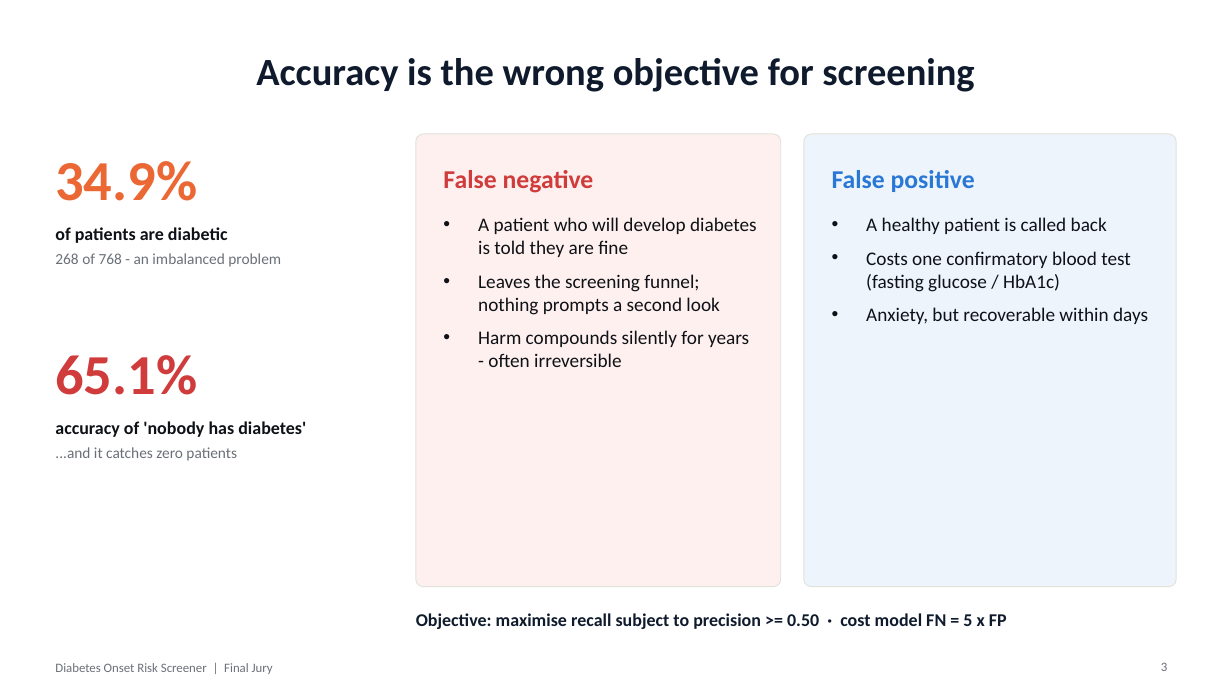
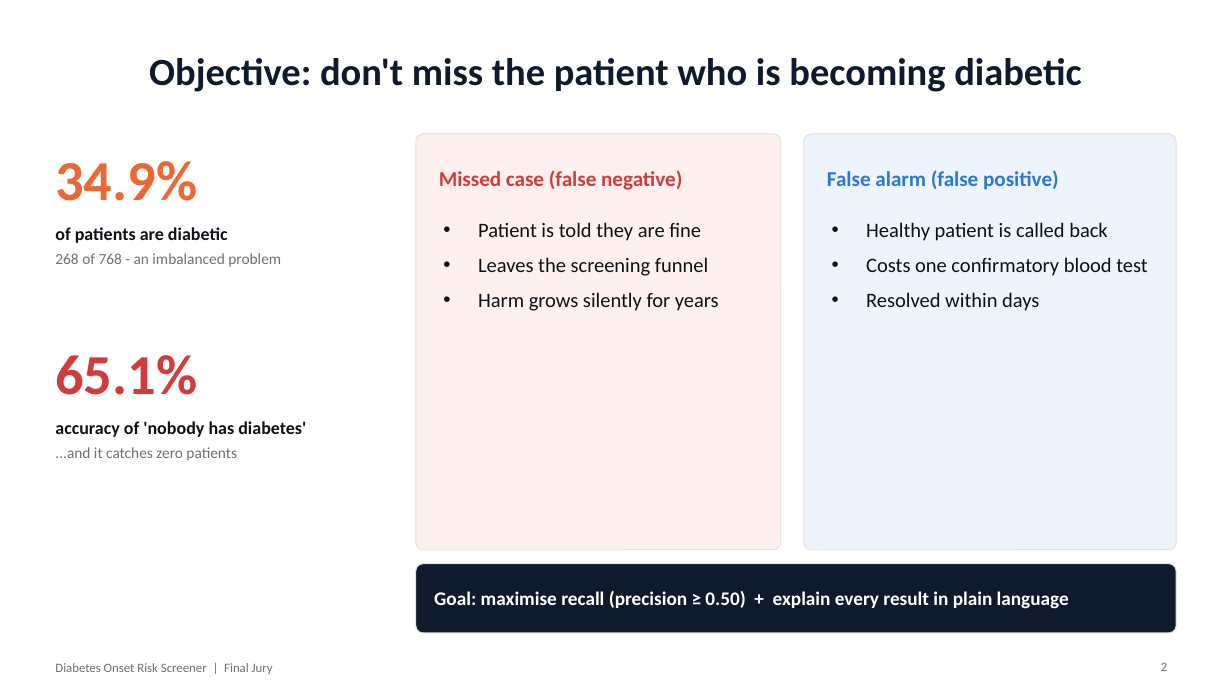
Before and after one commit to prem-maradiya/GenAI-Diabetes-Onset-Prediction, a slide deck: slide 2 of reports/Diabetes_Onset_Prediction_Final_Jury_Deck.pptx (slide 3 before the commit). Drawn at 1232x693 pixels with LibreOffice and Linux fonts; fonts in the diff are those of the drawing. Boxes give left, top, right and bottom in pixels: in the first picture for what was removed or moved away, otherwise in the second. Text is boxed around its words. In the diff, an @@ line names an element or a change of style, - is before the commit and + after.

```diff
--- a/reports/Diabetes_Onset_Prediction_Final_Jury_Deck.pptx
+++ b/reports/Diabetes_Onset_Prediction_Final_Jury_Deck.pptx
@@ title at [149, 58, 1081, 92]: text changed @@
-Accuracy is the wrong objective for screening
+Objective: don't miss the patient who is becoming diabetic
@@ rounded rectangle: place and size @@
-rounded rectangle at [416, 134, 781, 587]
+rounded rectangle at [416, 134, 781, 550]
@@ rounded rectangle: place and size @@
-rounded rectangle at [804, 134, 1177, 587]
+rounded rectangle at [804, 134, 1177, 550]
@@ text at [439, 170, 682, 190]: text changed; size 20 to 16.5 pt @@
-False negative
+Missed case (false negative)
@@ text at [827, 170, 1059, 190]: text changed; size 20 to 16.5 pt @@
-False positive
+False alarm (false positive)
@@ text at [478, 222, 719, 311]: text changed; size 15 to 16 pt @@
-• A patient who will develop diabetes is told they are fine
-• Leaves the screening funnel; nothing prompts a second look
-• Harm compounds silently for years - often irreversible
+• Patient is told they are fine
+• Leaves the screening funnel
+• Harm grows silently for years
@@ text at [866, 222, 1147, 311]: text changed; size 15 to 16 pt @@
-• A healthy patient is called back
-• Costs one confirmatory blood test (fasting glucose / HbA1c)
-• Anxiety, but recoverable within days
+• Healthy patient is called back
+• Costs one confirmatory blood test
+• Resolved within days
@@ rounded rectangle added at [416, 564, 1177, 633], fill #0F1B2D, outline #E1E2DC 0.75 pt @@
@@ text at [434, 591, 1069, 609]: text changed; size 14 to 15 pt; text colour #0F1B2D to #FFFFFF @@
-Objective: maximise recall subject to precision >= 0.50 · cost model FN = 5 x FP
+Goal: maximise recall (precision ≥ 0.50) + explain every result in plain language
```
Also in this commit, not shown: 5 other slides changed, 2 slides added, 12 slides removed, 1 other file.
